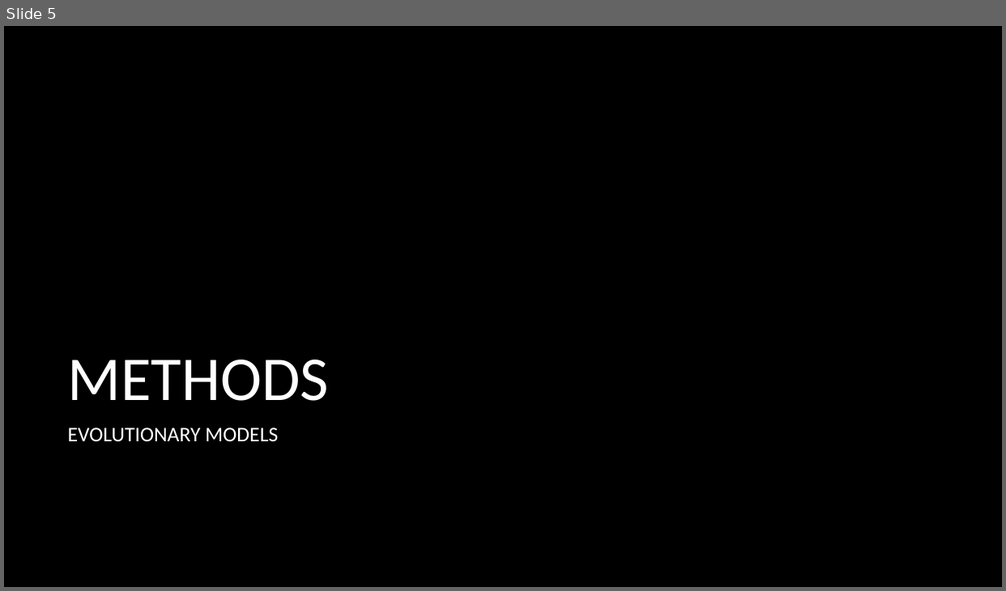
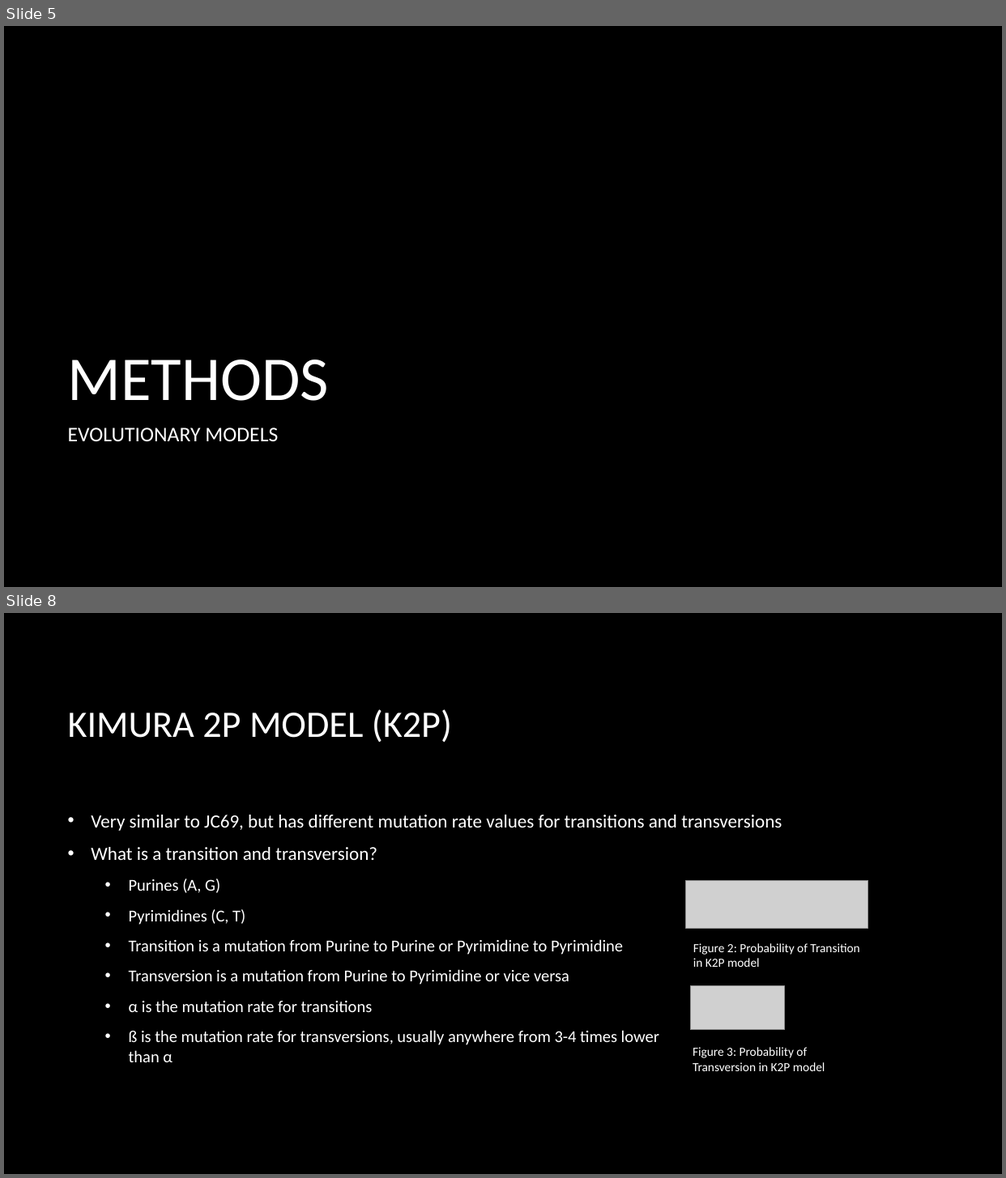
Before and after one commit to hakidehari/RepliClade, a slide deck: Repliclade_final/Repliclade.pptx. Shown one above the other, each under a label of ours: slide 5 before the commit, slides 5 and 8 after it; the slides between them are not shown. The pictures are 1006x591 and 1006x1178 pixels, drawn with LibreOffice and Linux fonts; fonts in the diff are those of the drawing; grey boxes stand for pictures; background and template pictures are left out. Boxes give left, top, right and bottom in pixels: in the first picture for what was removed or moved away, otherwise in the second. Text is boxed around its words. In the diff, an @@ line names an element or a change of style, - is before the commit and + after.

```diff
--- a/Repliclade_final/Repliclade.pptx
+++ b/Repliclade_final/Repliclade.pptx
@@ slide 8 added at (4, 613, 1002, 1174), background picture (left out) @@
@@ title added at (68, 709, 452, 743), 36 pt, text #FFFFFF @@
+KIMURA 2P MODEL (K2P)
@@ text added at (91, 815, 782, 1063), 16 pt, text #FFFFFF @@
+• Very similar to JC69, but has different mutation rate values for transitions and transversions
+• What is a transition and transversion?
+  • Purines (A, G)
+  • Pyrimidines (C, T)
+  • Transition is a mutation from Purine to Purine or Pyrimidine to Pyrimidine
+  • Transversion is a mutation from Purine to Pyrimidine or vice versa
+  • α is the mutation rate for transitions
+  • ß is the mutation rate for transversions, usually anywhere from 3-4 times lower
+    than α
@@ picture added at (686, 881, 868, 929) @@
@@ text added at (693, 943, 859, 967), 12 pt, text #FFFFFF @@
+Figure 2: Probability of Transition in K2P model
@@ picture added at (691, 986, 785, 1030) @@
@@ text added at (692, 1047, 825, 1071), 12 pt, text #FFFFFF @@
+Figure 3: Probability of Transversion in K2P model
```
Also in this commit, not shown: 5 slides changed, 14 other slides added, 2 other files.
